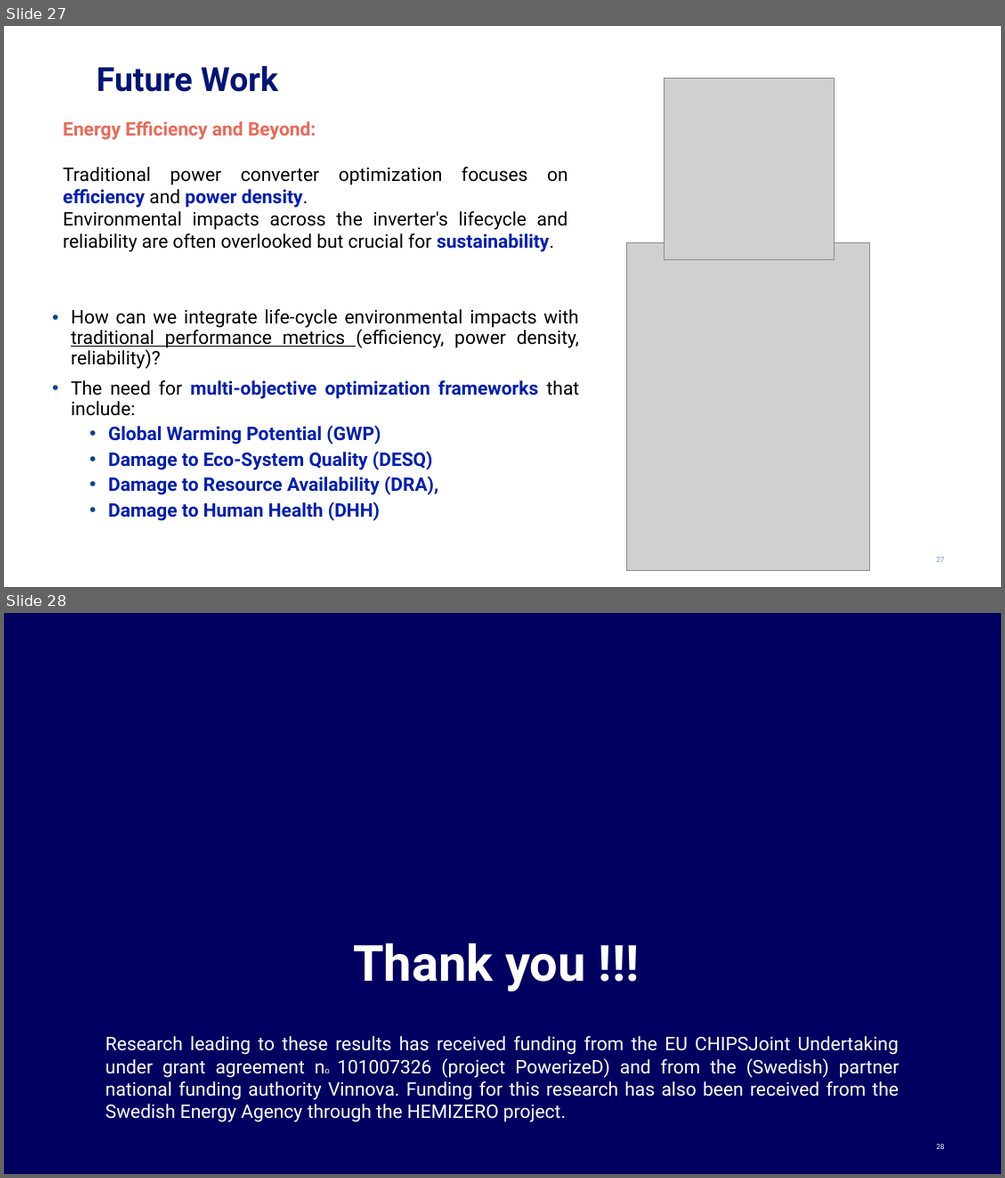
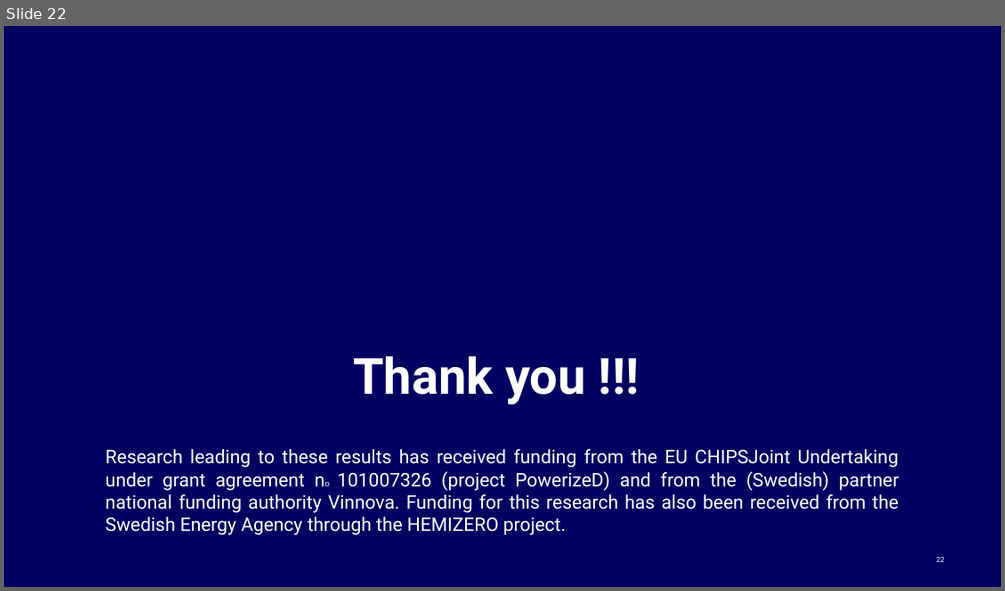
Before and after one commit to EnesAyaz/KTH, a slide deck: PresentationOfMeetings/50PercentSeminar/50PercentEnes.pptx. Shown one above the other, each under a label of ours: slides 27 and 28 before the commit, slide 22 after it. The pictures are 1005x1178 and 1005x591 pixels, drawn with LibreOffice and Linux fonts; fonts in the diff are those of the drawing; grey boxes stand for pictures; background and template pictures are left out. Boxes give left, top, right and bottom in pixels: in the first picture for what was removed or moved away, otherwise in the second. Text is boxed around its words. In the diff, an @@ line names an element or a change of style, - is before the commit and + after.

```diff
--- a/PresentationOfMeetings/50PercentSeminar/50PercentEnes.pptx
+++ b/PresentationOfMeetings/50PercentSeminar/50PercentEnes.pptx
@@ slide 27 removed at <box>4,26,1001,587</box>, background #FFFFFF @@
@@ title removed at <box>97,66,278,92</box> @@
-Future Work
@@ picture removed at <box>664,79,834,260</box> @@
@@ text removed at <box>63,121,568,252</box> @@
-Energy Efficiency and Beyond:
-Traditional power converter optimization focuses on efficiency and power density.
-Environmental impacts across the inverter's lifecycle and reliability are often overlooked but crucial for sustainability.
@@ picture removed at <box>626,243,870,571</box> @@
@@ text removed at <box>71,309,580,521</box> @@
-• How can we integrate life-cycle environmental impacts with traditional performance metrics (efficiency, power density, reliability)?
-• The need for multi-objective optimization frameworks that include:
-  • Global Warming Potential (GWP)
-  • Damage to Eco-System Quality (DESQ)
-  • Damage to Resource Availability (DRA),
-  • Damage to Human Health (DHH)
@@ page number removed at <box>936,556,944,562</box> @@
-27
@@ what was slide 28 is now slide 22 @@
```
Also in this commit, not shown: 10 slides changed, 10 slides added, 15 other slides removed, 20 other files.
